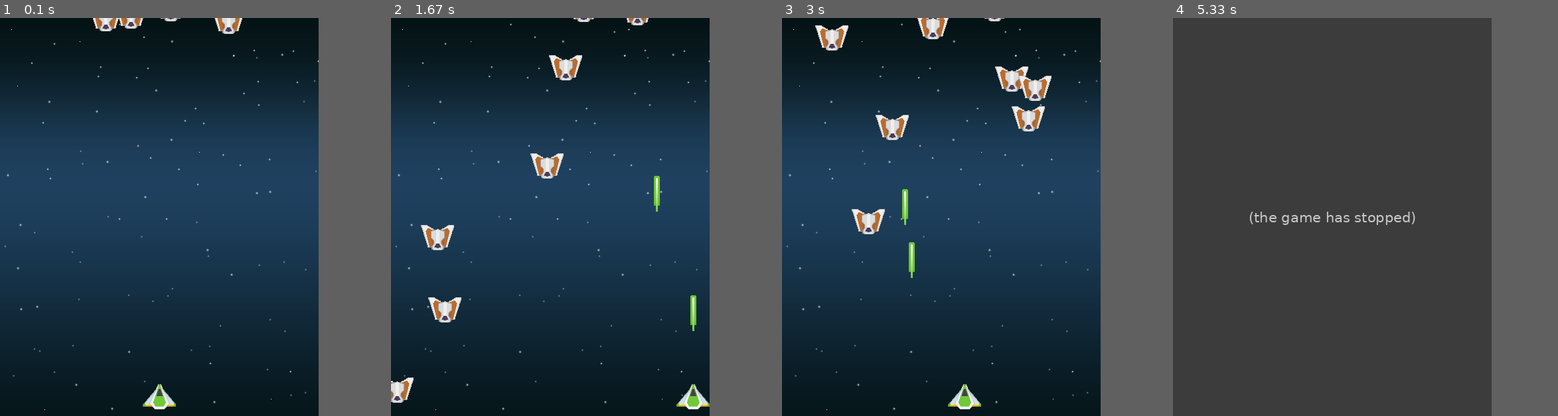
Above: before the commit, frames 1-4 (left to right).
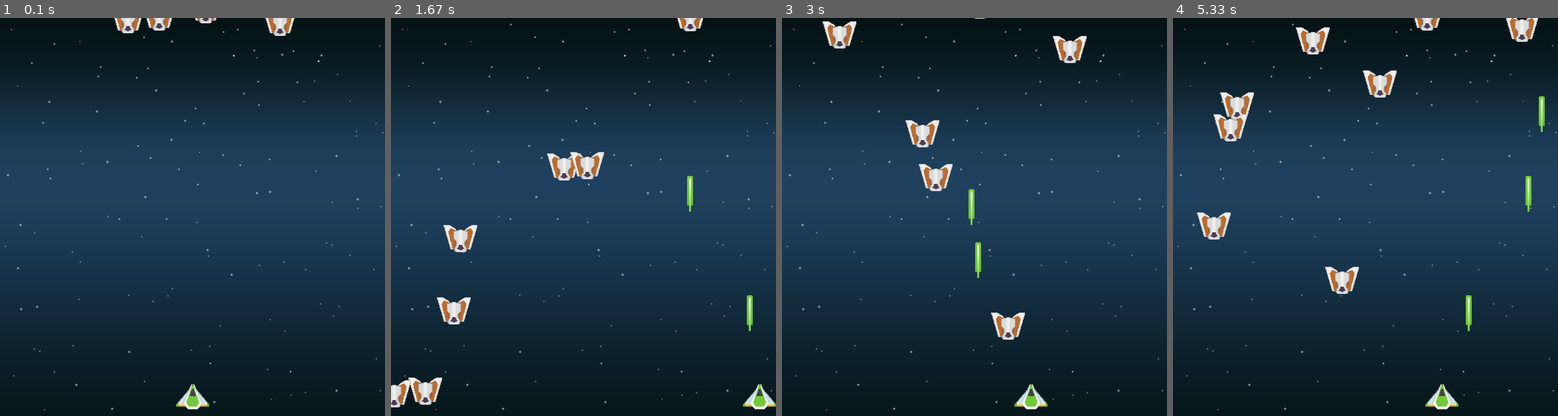
Above: after the commit, the same moments.

Repository: ndietsch/JohnPython
Game: pygame game, started from shmup.py
The game is run twice, just before and just after one commit, with the same random seed, the same clock (stepped at 60 frames per second) and the same inputs.
Inputs:
- Up to frame 1 (0.1 s): no input
- Up to frame 2 (1.67 s): tap Space at 0.33, 0.73, 1.03, 1.23, 1.53 s; hold Right 0.67-1.13 s; hold Right 1.17-1.63 s
- Up to frame 3 (3 s): hold Left 1.67-2.2 s; tap Space at 1.73, 2.03, 2.3, 2.6, 2.73 s; hold Left 2.23-2.63 s; hold Right from 2.67 s (still down)
- Up to frame 4 (5.33 s): tap Space at 3.03, 3.9, 4.2, 4.4, 4.7, 4.9, 5.2 s; release Right at 3.3 s; hold Right 3.83-4.3 s; hold Right 4.33-4.8 s; hold Left from 4.83 s (still down)
In our replay, the window is 480x600 before the commit and 580x600 after it. These sizes can differ from the game's own. Grey fills any space a smaller window leaves; there, only what the larger window draws over its background counts as a difference.

The runs differ from the first frame. In frame 1, 12% of the frame differs, in the area x 24-100%, y 0-100%; in frame 2, 14%; in frame 3, 15%; in frame 4, 93%, in the area x 0-100%, y 0-100%.
Before the commit the program exited at 5.02 s; later frames show no game.

Commit message:
Changed screen size improved collision code as per Shmump part 5 video

Diff:
--- a/shmup.py
+++ b/shmup.py
@@ -6,8 +6,8 @@
 img_dir = path.join(path.dirname(__file__), 'img')
 
 
-WIDTH = 480 #width of our game window
-HEIGHT = 600 # height of our game window
+WIDTH = 580 #width of our game window
+HEIGHT = 600# height of our game window
 FPS = 60 #number of frames per second
 
 #define colours
@@ -30,6 +30,8 @@
         self.image = pygame.transform.scale(player_img, (50, 38))
         self.image.set_colorkey(BLACK)
         self.rect = self.image.get_rect()
+        self.radius = 13
+
         self.rect.centerx = WIDTH / 2
         self.rect.bottom = HEIGHT - 10
         self.speedx = 0
@@ -59,9 +61,11 @@
 class Mob(pygame.sprite.Sprite):
     def __init__(self):
         pygame.sprite.Sprite.__init__(self)
-        self.image = pygame.transform.scale(enemy_img, (50, 38))
+        self.image = pygame.transform.scale(enemy_img, (51,41 ))
         self.image.set_colorkey(BLACK)
         self.rect = self.image.get_rect()
+        self.radius = int(self.rect.width / 3)
+
         self.rect.x = random.randrange(WIDTH - self.rect.width)
         self.rect.y = random.randrange(-100, -40)
         self.speedy = random.randrange(1,8)
@@ -134,7 +138,7 @@
         all_sprites.add(m)
         mobs.add(m)
 
-    hits = pygame.sprite.spritecollide(player, mobs, False)
+    hits = pygame.sprite.spritecollide(player, mobs, False, pygame.sprite.collide_circle)
     if hits:
         running = False
 
